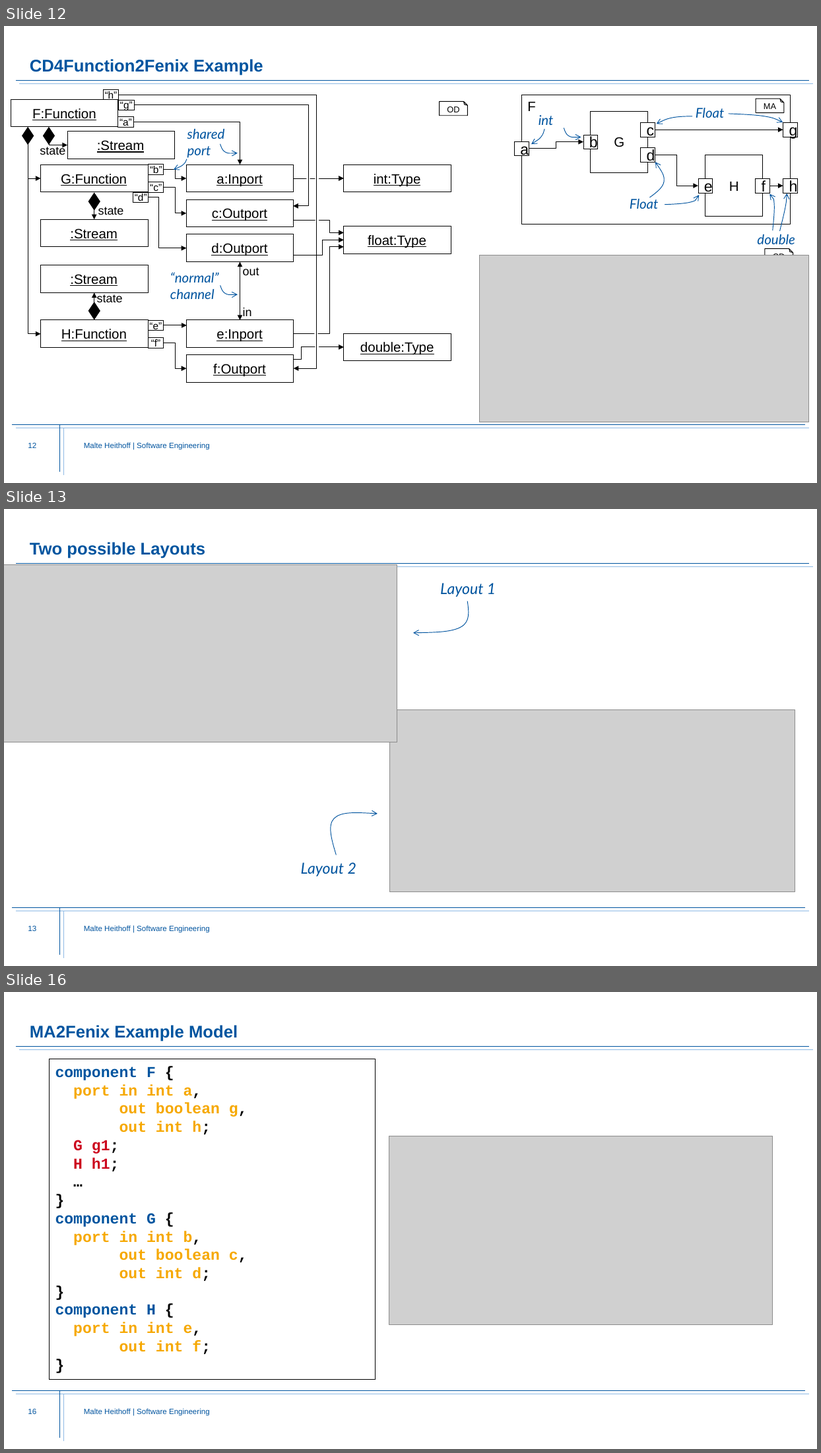
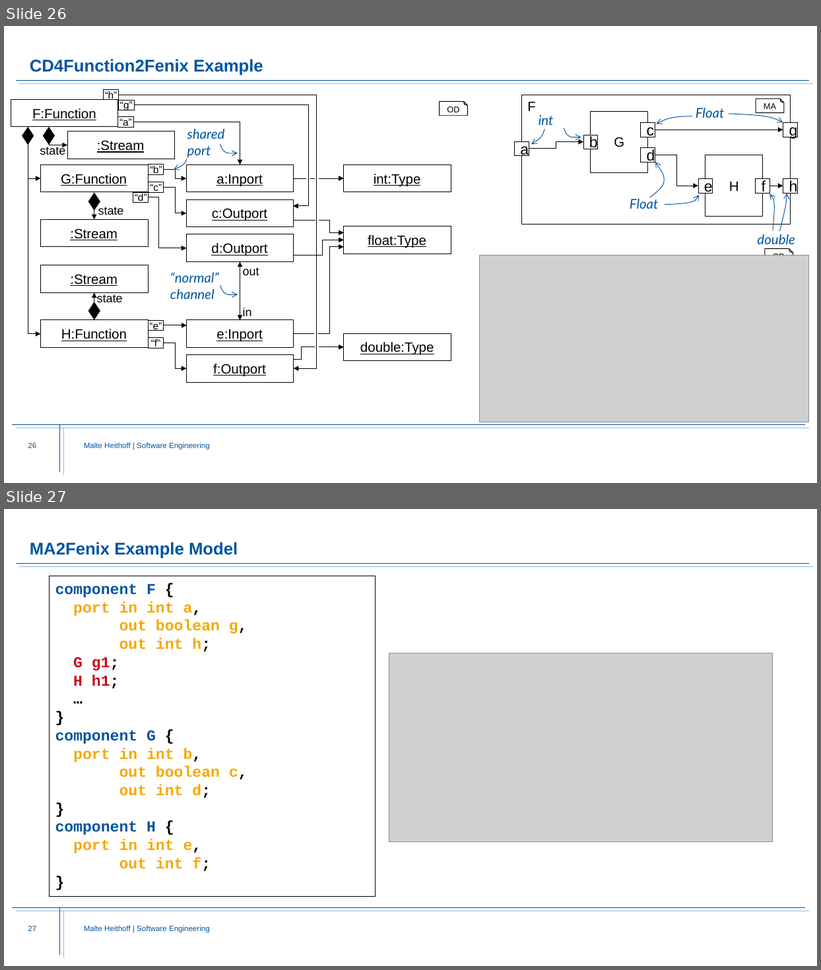
Before and after one commit to Fishi2402/montigem, a slide deck: products/syse_functions/doc/FunctionStructure.Explanation.pptx. Shown one above the other, each under a label of ours: slides 12, 13 and 16 before the commit, slides 26 and 27 after it; the slides between them are not shown. The pictures are 821x1453 and 821x970 pixels, drawn with LibreOffice and Linux fonts; fonts in the diff are those of the drawing; grey boxes stand for pictures; background and template pictures are left out. Boxes give left, top, right and bottom in pixels: in the first picture for what was removed or moved away, otherwise in the second. Text is boxed around its words. In the diff, an @@ line names an element or a change of style, - is before the commit and + after.

```diff
--- a/products/syse_functions/doc/FunctionStructure.Explanation.pptx
+++ b/products/syse_functions/doc/FunctionStructure.Explanation.pptx
@@ slide 13 removed at box(4, 509, 817, 966), background #FFFFFF; not listed: 8 template elements that a slide beside it also shows @@
@@ title removed at box(30, 542, 205, 559) @@
-Two possible Layouts
@@ picture removed at box(4, 564, 397, 742) @@
@@ text removed at box(440, 583, 496, 597) @@
-Layout 1
@@ freeform shape removed at box(413, 601, 469, 633) @@
@@ picture removed at box(390, 710, 796, 892) @@
@@ freeform shape removed at box(331, 813, 378, 855) @@
@@ text removed at box(301, 863, 356, 877) @@
-Layout 2
@@ what was slide 12 is now slide 26 @@
@@ page number at box(28, 443, 36, 448): text changed @@
-12
+26
@@ what was slide 16 is now slide 27 @@
@@ page number at box(28, 926, 36, 931): text changed @@
-16
+27
```
Also in this commit, not shown: 7 slides changed, 14 slides added, 2 other slides removed, 2 other files.
